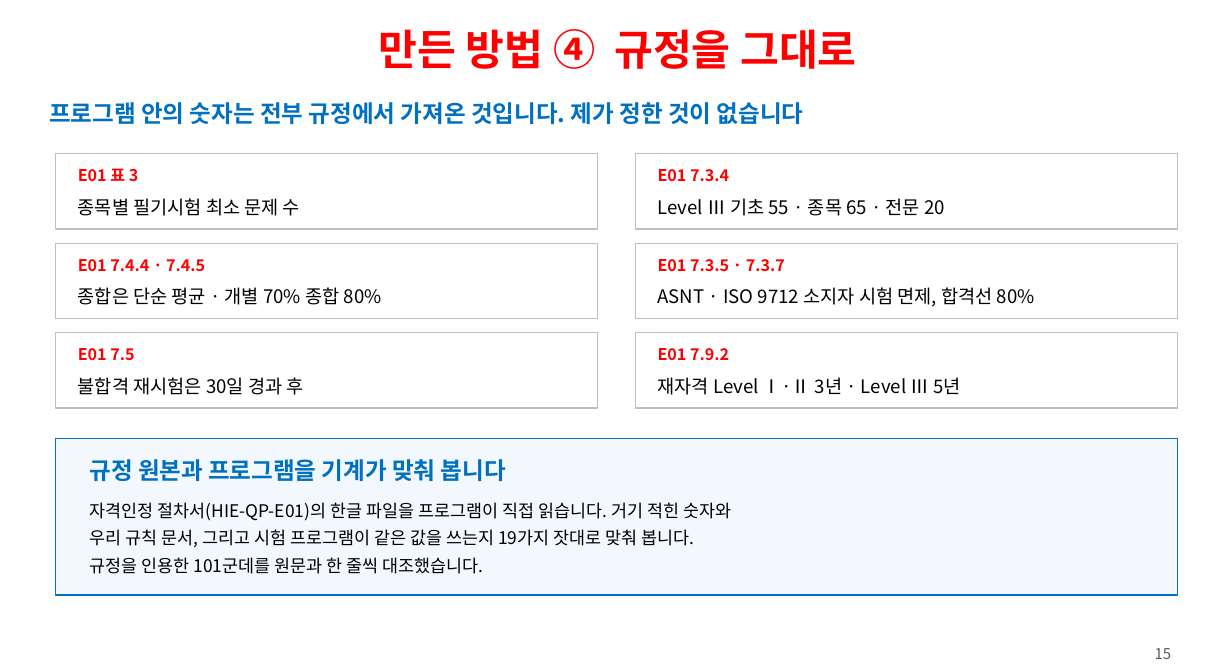
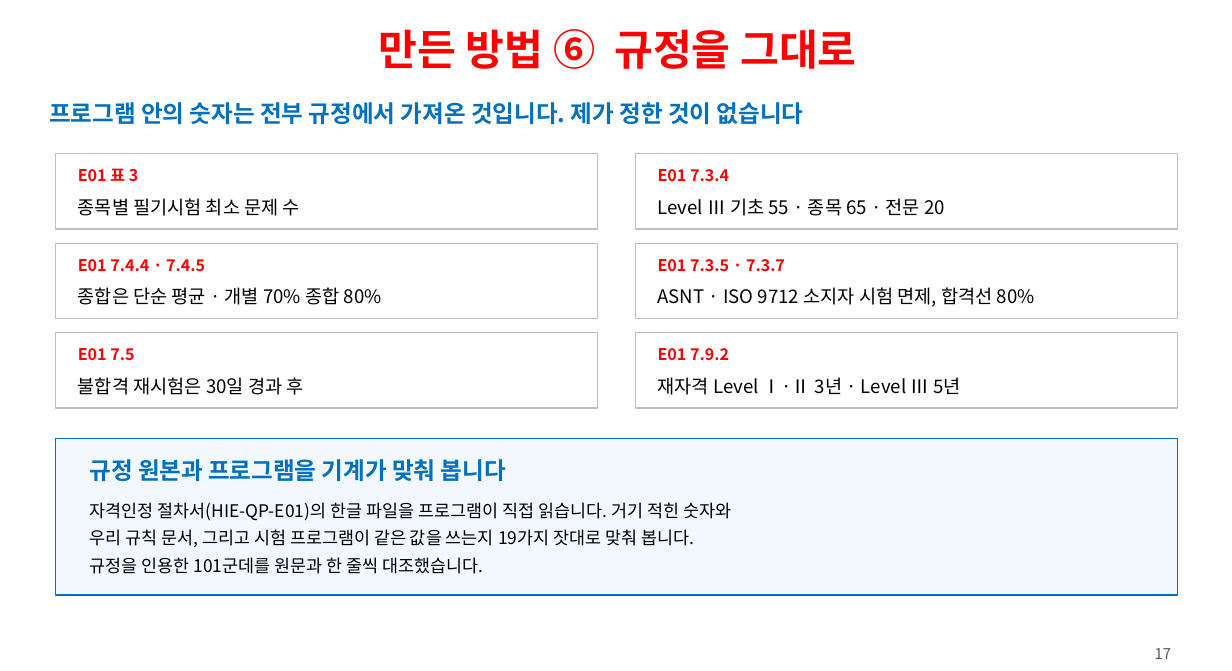
Before and after one commit to ys1277-sys/HIENDT-CBT, a slide deck: slide 17 of docs/발표자료-CBT-2026-08.pptx (slide 15 before the commit). Drawn at 1232x671 pixels with LibreOffice and Linux fonts; fonts in the diff are those of the drawing. Boxes give left, top, right and bottom in pixels: in the first picture for what was removed or moved away, otherwise in the second. Text is boxed around its words. In the diff, an @@ line names an element or a change of style, - is before the commit and + after.

```diff
--- a/docs/발표자료-CBT-2026-08.pptx
+++ b/docs/발표자료-CBT-2026-08.pptx
@@ text at [379,29,856,69]: text changed @@
-만든 방법 ④ 규정을 그대로
+만든 방법 ⑥ 규정을 그대로
@@ text at [1155,648,1171,659]: text changed @@
-15
+17
```
Also in this commit, not shown: 8 other slides changed, 2 slides added, 1 slide removed, 1 other file.
